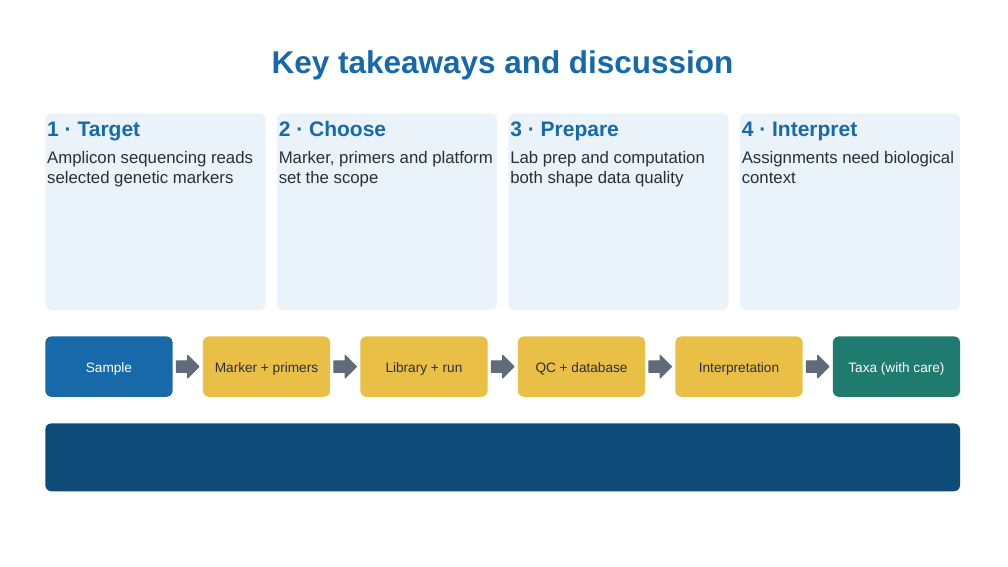
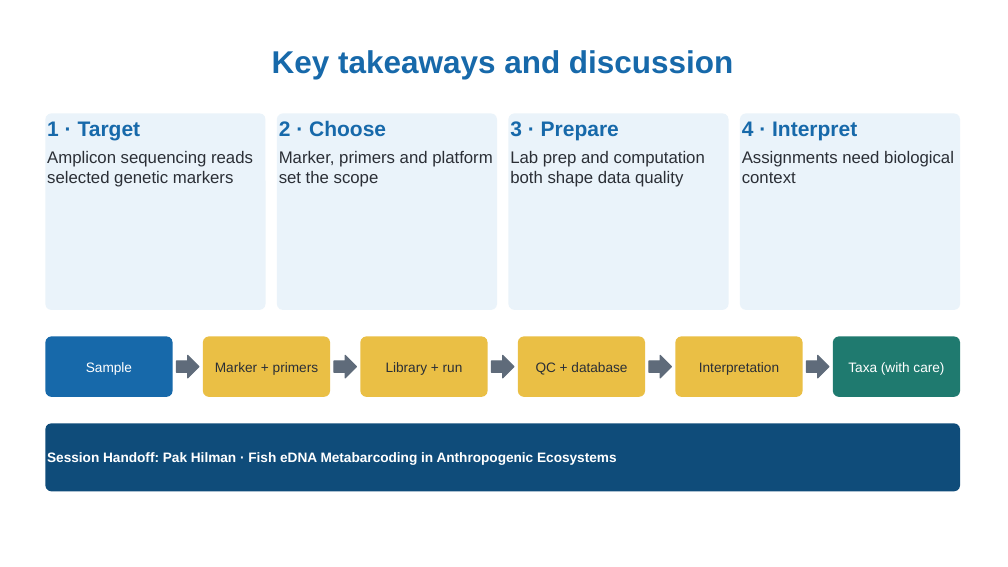
Before and after one commit to WhyAdr/ICONLITE-2026, a slide deck: slide 23 of ICONLITE_ONT_Amplicon_Sequencing_Workshop.pptx. Drawn at 1008x567 pixels with LibreOffice and Linux fonts; fonts in the diff are those of the drawing. Boxes give left, top, right and bottom in pixels: in the first picture for what was removed or moved away, otherwise in the second. Text is boxed around its words. In the diff, an @@ line names an element or a change of style, - is before the commit and + after.

```diff
--- a/ICONLITE_ONT_Amplicon_Sequencing_Workshop.pptx
+++ b/ICONLITE_ONT_Amplicon_Sequencing_Workshop.pptx
@@ text in rounded rectangle at bbox=[47, 452, 616, 465]: text added @@
+Session Handoff: Pak Hilman · Fish eDNA Metabarcoding in Anthropogenic Ecosystems
```
Also in this commit, not shown: 4 other slides changed, 7 other files.
